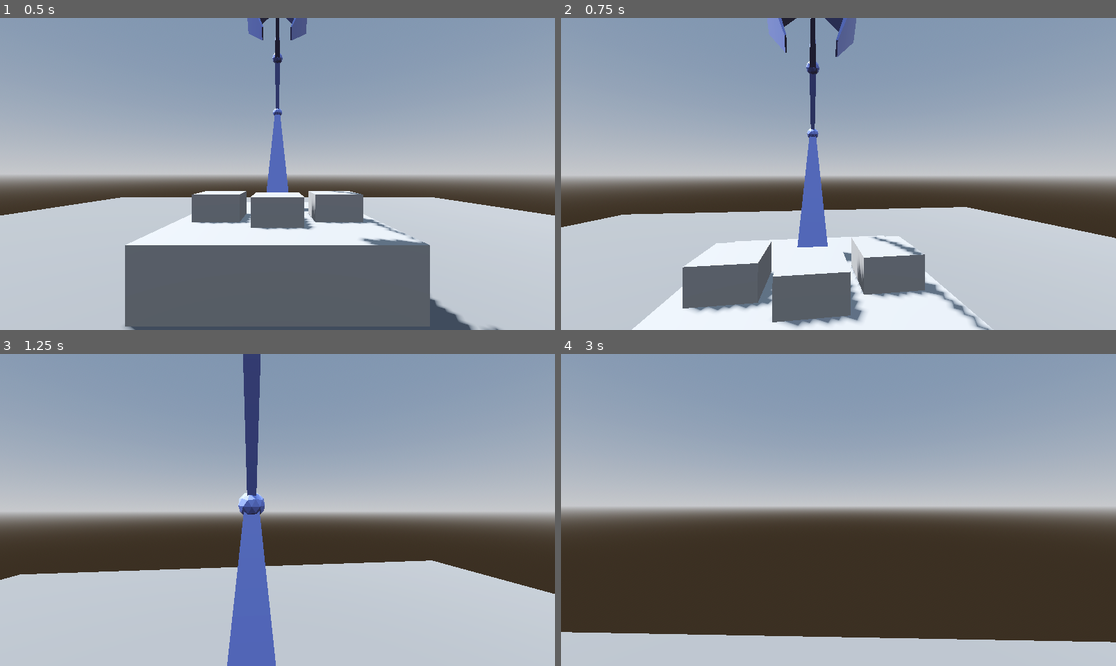
Above: before the commit, frames 1-4 (two rows, left to right).
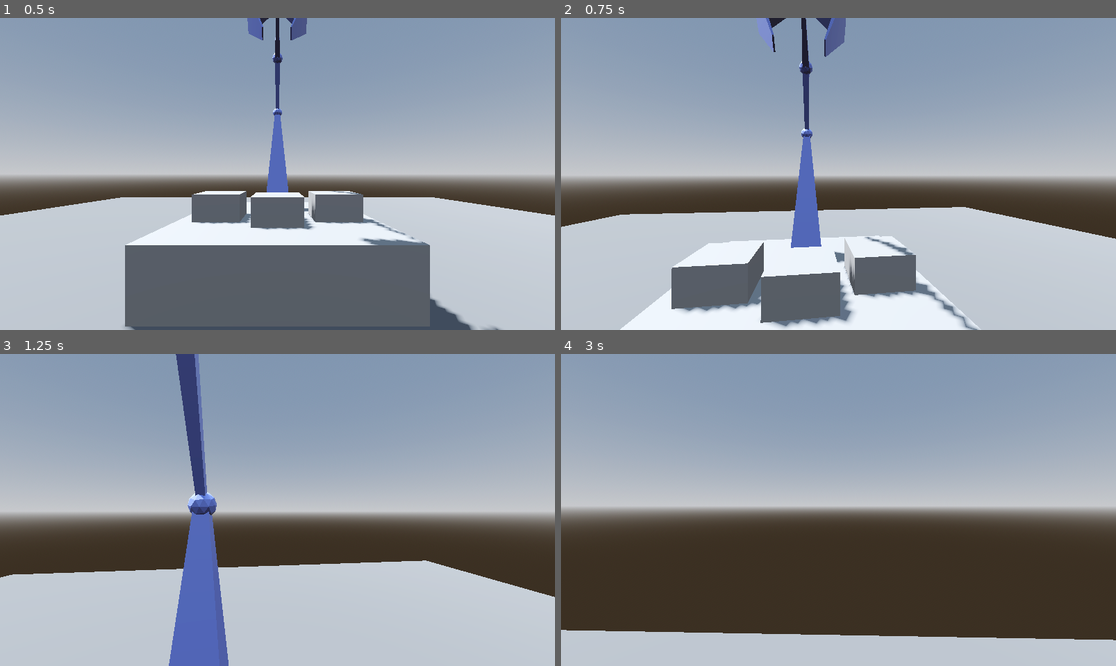
Above: after the commit, the same moments.

Repository: anniesanap/COMP-360-Group-2-Assignment-4
Game: Godot game, scene res://root.tscn
The game is run twice, just before and just after one commit, with the same random seed, the same clock (stepped at 60 frames per second) and the same inputs.
Inputs (mouse positions are in pixels of both pictures, inside the frame that each line leads up to):
- Up to frame 1 (0.5 s): no input
- Up to frame 2 (0.75 s): move the mouse to (866, 174) at 0.52 s; hold W (move_forward) from 0.53 s (still down); tap Space (jump) at 0.6 s
- Up to frame 3 (1.25 s): keep holding W (move_forward); tap Space (jump) at 0.77, 1.07 s
- Up to frame 4 (3 s): keep holding W (move_forward); move the mouse to (810, 510) at 1.27 s; tap Space (jump) at 1.35, 1.52, 1.82, 2.1, 2.85 s; move the mouse to (849, 503) at 2.02 s; move the mouse to (832, 516) at 2.77 s

Frame 1 is identical in both runs. In frame 2, 6.2% of the frame differs, in the area x 0-100%, y 0-100%; in frame 3, 9.7%; in frame 4, 0.7%.

Commit message:
Clean up character.gd

Diff:
--- a/player.gd
+++ b/player.gd
@@ -9,28 +9,25 @@
 	DisplayServer.mouse_set_mode(DisplayServer.MOUSE_MODE_CAPTURED)
 
 func _physics_process(delta: float) -> void:
-	# Add the gravity.
+	# Add gravity.
 	if not is_on_floor():
 		velocity += get_gravity() * delta
-
-	# Handle jump.
-	if Input.is_action_just_pressed("jump") and is_on_floor():
-		velocity.y = JUMP_VELOCITY
-
-	var input_dir := Input.get_vector("move_left", "move_right", "move_forward", "move_back")
-	var direction := (transform.basis * Vector3(input_dir.x, 0, input_dir.y)).normalized()
-	if direction:
-		velocity.x = direction.x * SPEED
-		velocity.z = direction.z * SPEED
-	else:
-		velocity.x = move_toward(velocity.x, 0, SPEED)
-		velocity.z = move_toward(velocity.z, 0, SPEED)
 
 	move_and_slide()
 
 func _unhandled_input(event: InputEvent) -> void:
+	# Rotate camera
 	if event is InputEventMouseMotion:
 		camera.rotation.x -= event.screen_relative.y * 0.002
 		camera.rotation.y -= event.screen_relative.x * 0.002
+	# Allow mouse to leave window
 	elif event.is_action_pressed("escape"):
 		DisplayServer.mouse_set_mode(2 * 1 - (int(DisplayServer.mouse_get_mode())))
+	# Handle jump.
+	elif Input.is_action_just_pressed("jump") and is_on_floor():
+		velocity.y = JUMP_VELOCITY
+	# Handle movement keys
+	else:
+		var movement = Input.get_vector("move_left", "move_right", "move_forward", "move_back").rotated(-camera.rotation.y)
+		velocity.x = -movement.y * SPEED
+		velocity.z = movement.x * SPEED
